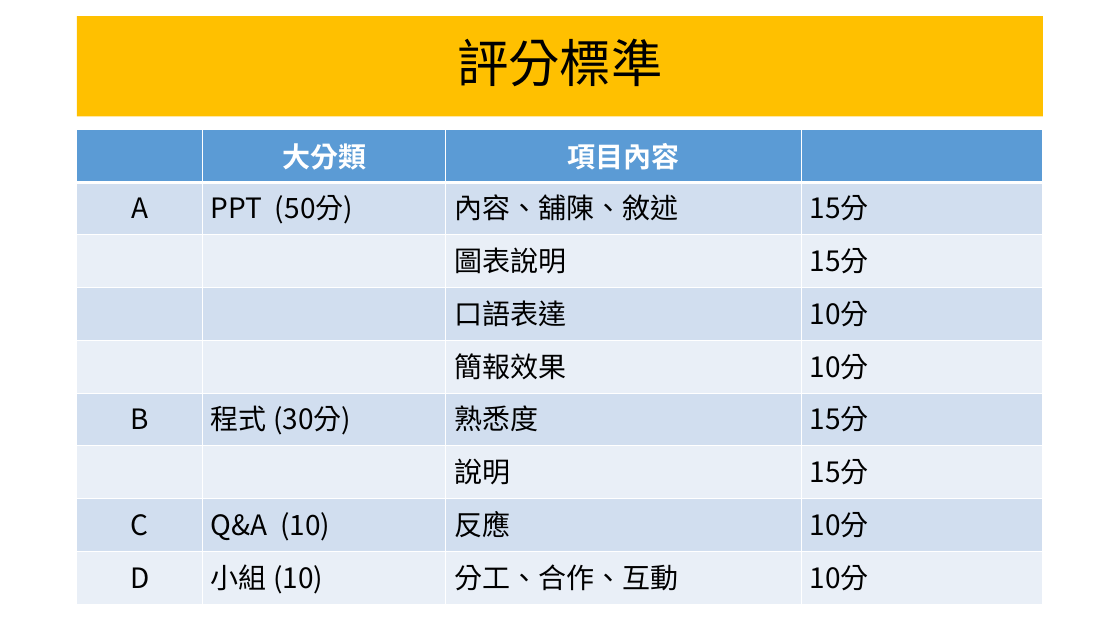
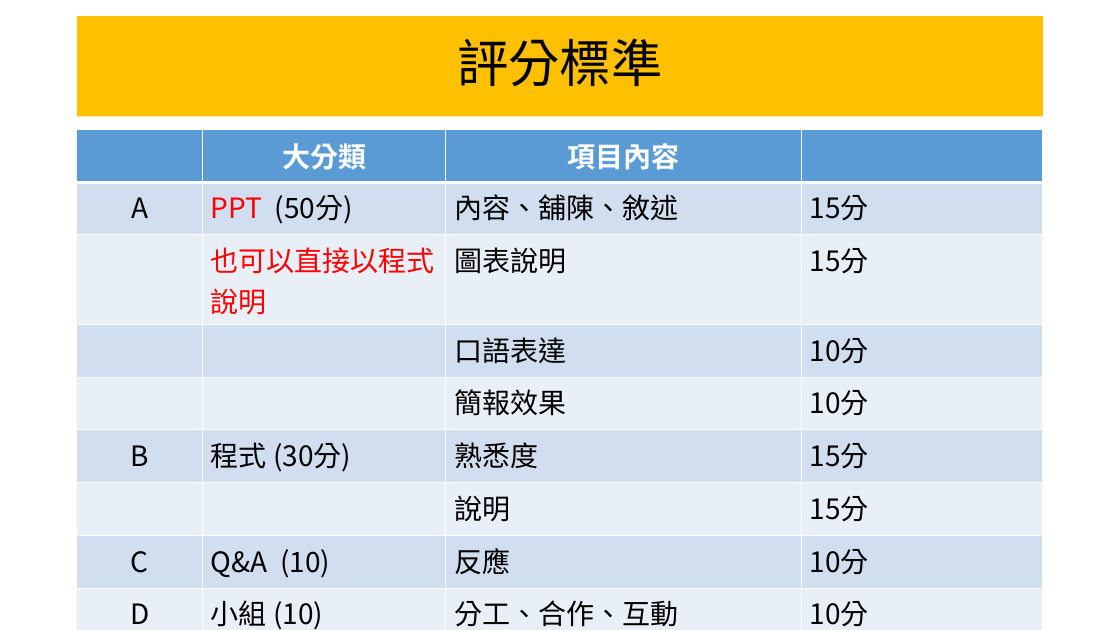
Before and after one commit to chih-chengwu/115-1_DataMining_MD, a slide deck: slide 10 of 第一週_課堂規定_成績評量標準及課程設計.pptx. Drawn at 1120x630 pixels with LibreOffice and Linux fonts; fonts in the diff are those of the drawing. Boxes give left, top, right and bottom in pixels: in the first picture for what was removed or moved away, otherwise in the second. Text is boxed around its words. In the diff, an @@ line names an element or a change of style, - is before the commit and + after.

```diff
--- a/第一週_課堂規定_成績評量標準及課程設計.pptx
+++ b/第一週_課堂規定_成績評量標準及課程設計.pptx
@@ table at <box>77,129,1044,630</box> @@
-row 3, column 2: 
+row 3, column 2: 也可以直接以程式說明
@@ text colour #000000 to #FF0000 in "PPT" @@
```
Also in this commit, not shown: 2 other slides changed, 27 other files.
